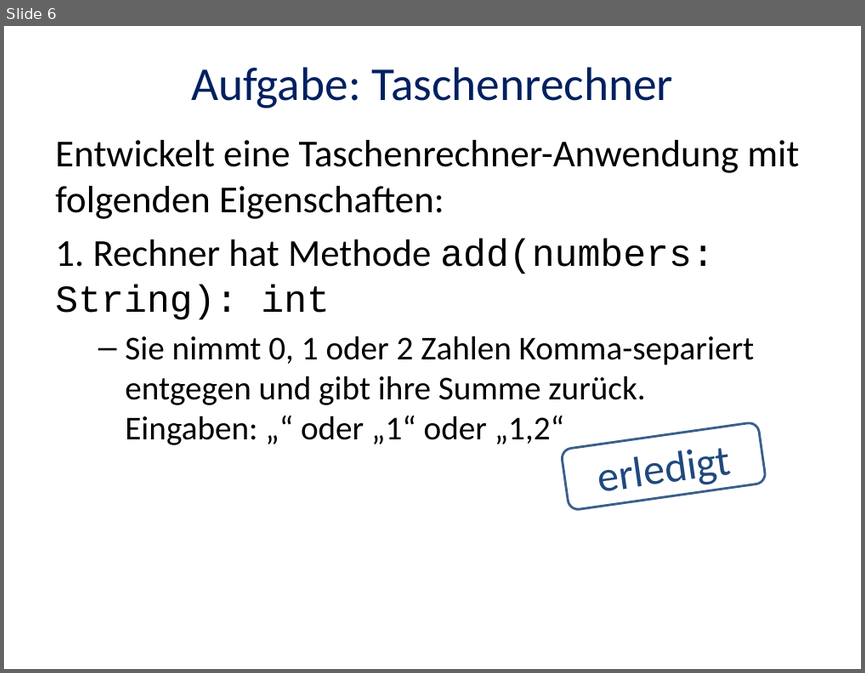
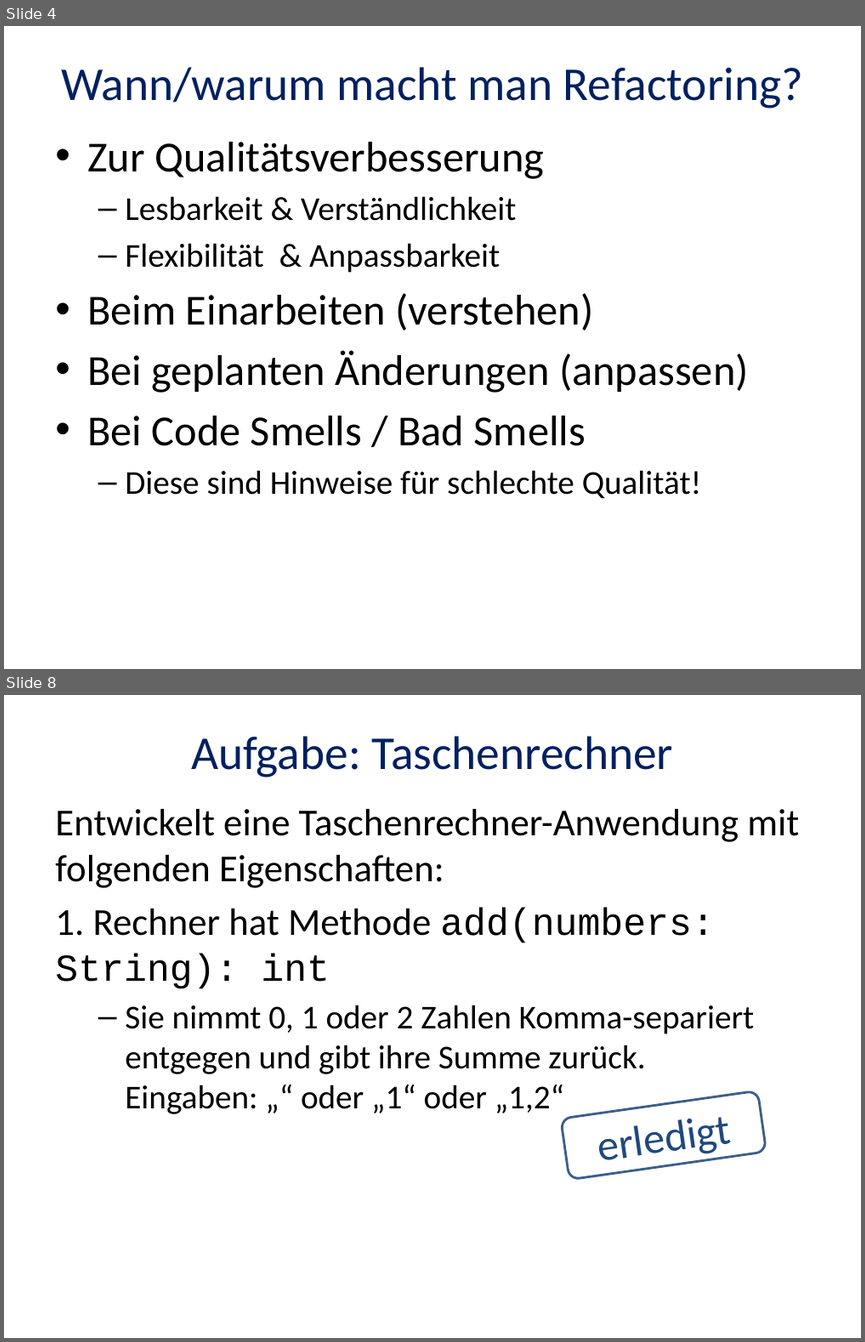
Before and after one commit to trav010/CodingDojoDPA, a slide deck: StringCalculator/doc/Coding-Dojo-2015-02-18.pptx. Shown one above the other, each under a label of ours: slide 6 before the commit, slides 4 and 8 after it; the slides between them are not shown. The pictures are 865x673 and 865x1342 pixels, drawn with LibreOffice and Linux fonts; fonts in the diff are those of the drawing. Boxes give left, top, right and bottom in pixels: in the first picture for what was removed or moved away, otherwise in the second. Text is boxed around its words. In the diff, an @@ line names an element or a change of style, - is before the commit and + after.

```diff
--- a/StringCalculator/doc/Coding-Dojo-2015-02-18.pptx
+++ b/StringCalculator/doc/Coding-Dojo-2015-02-18.pptx
@@ slide 4 added at [4,26,861,669], background #FFFFFF @@
@@ title added at [61,67,803,108], 39.6 pt, text #002060 @@
+Wann/warum macht man Refactoring?
@@ text added at [87,142,749,499], 36 pt, text #000000 @@
+• Zur Qualitätsverbesserung
+  – Lesbarkeit & Verständlichkeit
+  – Flexibilität & Anpassbarkeit
+• Beim Einarbeiten (verstehen)
+• Bei geplanten Änderungen (anpassen)
+• Bei Code Smells / Bad Smells
+  – Diese sind Hinweise für schlechte Qualität!
@@ what was slide 6 is now slide 8 @@
```
Also in this commit, not shown: 3 slides changed, 7 other slides added, 2 slides removed.
